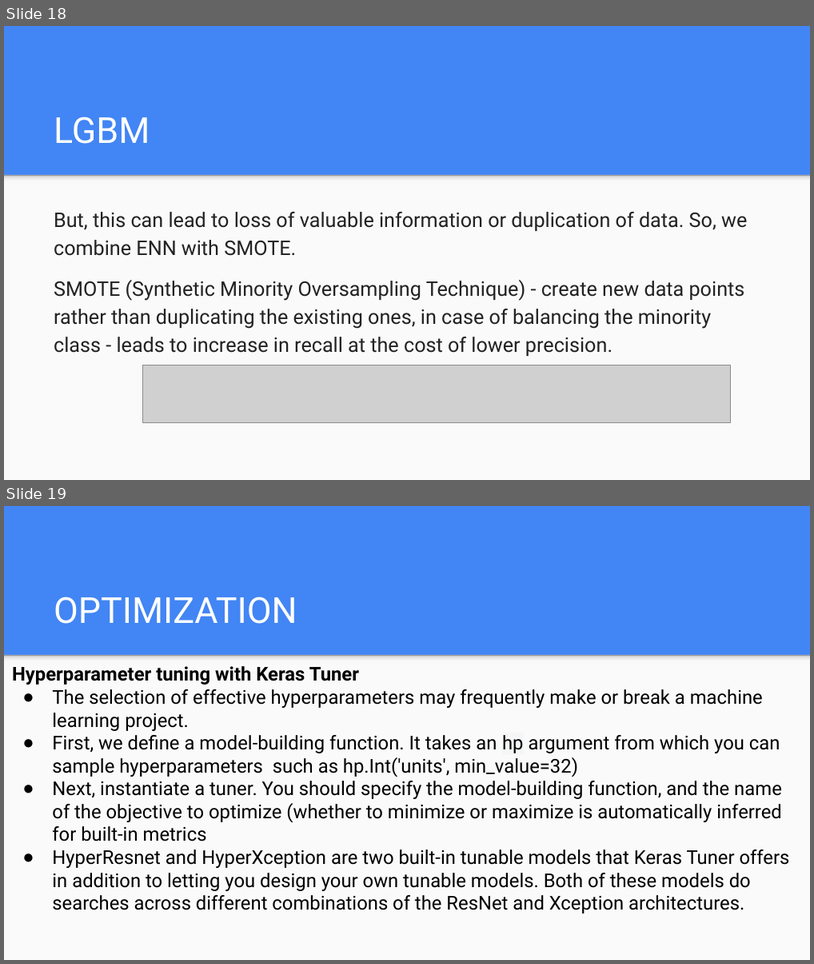
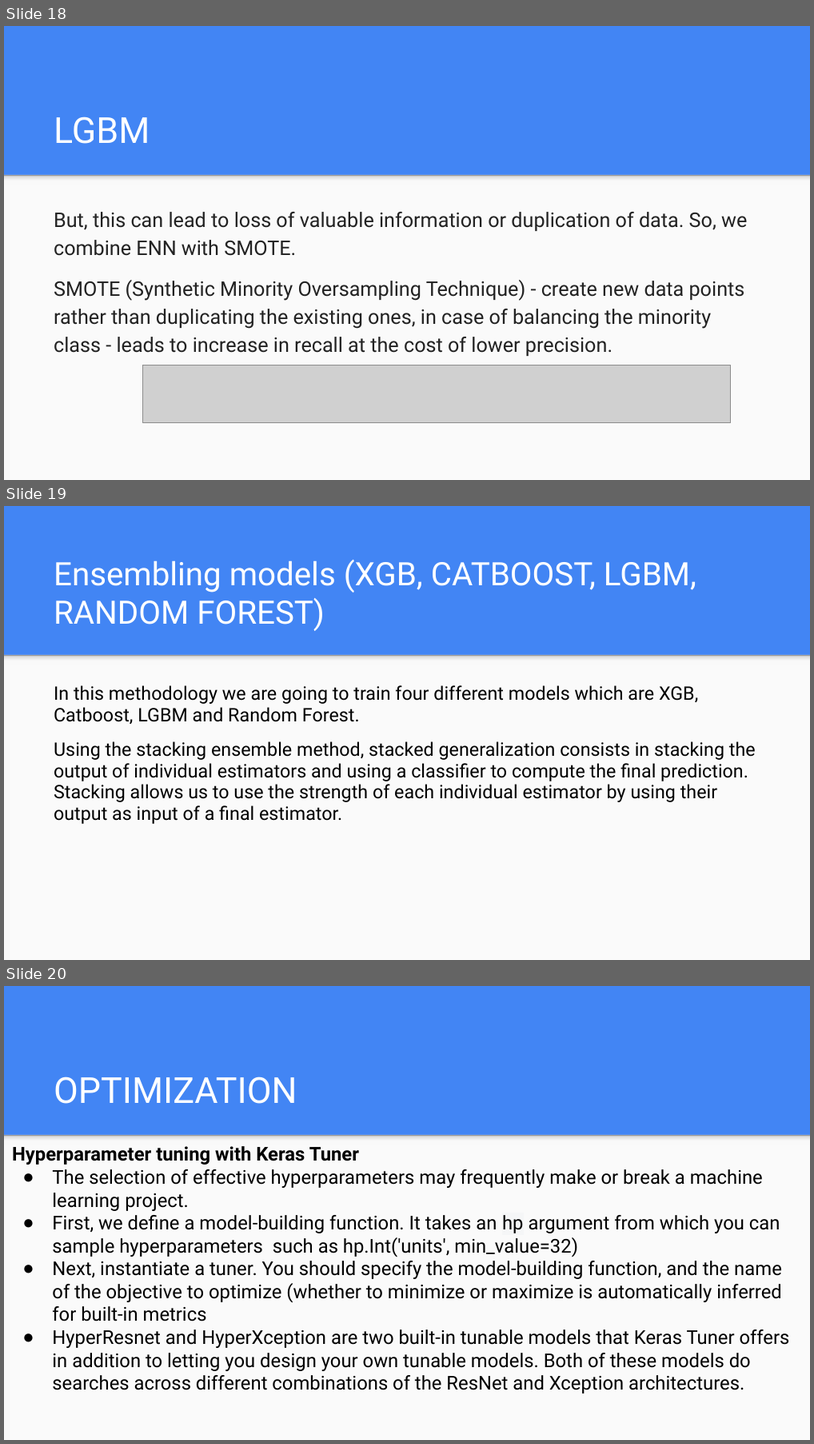
Before and after one commit to pruthvirajkottigari/transformers, a slide deck: CMPE-257 Transformer ML Project Presentation.pptx. Shown one above the other, each under a label of ours: slides 18 and 19 before the commit, slides 18, 19 and 20 after it. The pictures are 814x964 and 814x1444 pixels, drawn with LibreOffice and Linux fonts; fonts in the diff are those of the drawing; grey boxes stand for pictures. Boxes give left, top, right and bottom in pixels: in the first picture for what was removed or moved away, otherwise in the second. Text is boxed around its words. In the diff, an @@ line names an element or a change of style, - is before the commit and + after.

```diff
--- a/CMPE-257 Transformer ML Project Presentation.pptx
+++ b/CMPE-257 Transformer ML Project Presentation.pptx
@@ slide 19 added at (4, 506, 810, 960), background #4285F4; not listed: 2 template elements that a slide beside it also shows @@
@@ title added at (54, 560, 697, 631), 28.8 pt, text #FFFFFF @@
+Ensembling models (XGB, CATBOOST, LGBM, RANDOM FOREST)
@@ text added at (54, 685, 756, 824), 16.6 pt, text #000000 @@
+In this methodology we are going to train four different models which are XGB, Catboost, LGBM and Random Forest.
+Using the stacking ensemble method, stacked generalization consists in stacking the output of individual estimators and using a classifier to compute the final prediction. Stacking allows us to use the strength of each individual estimator by using their output as input of a final estimator.
@@ what was slide 19 is now slide 20 @@
```
Also in this commit, not shown: 3 slides changed, 4 other slides added.
